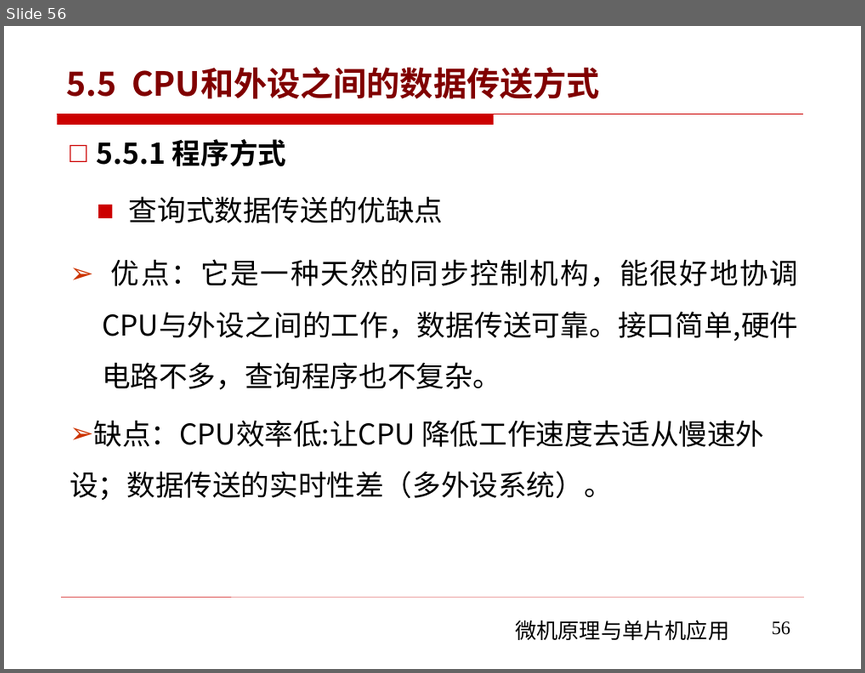
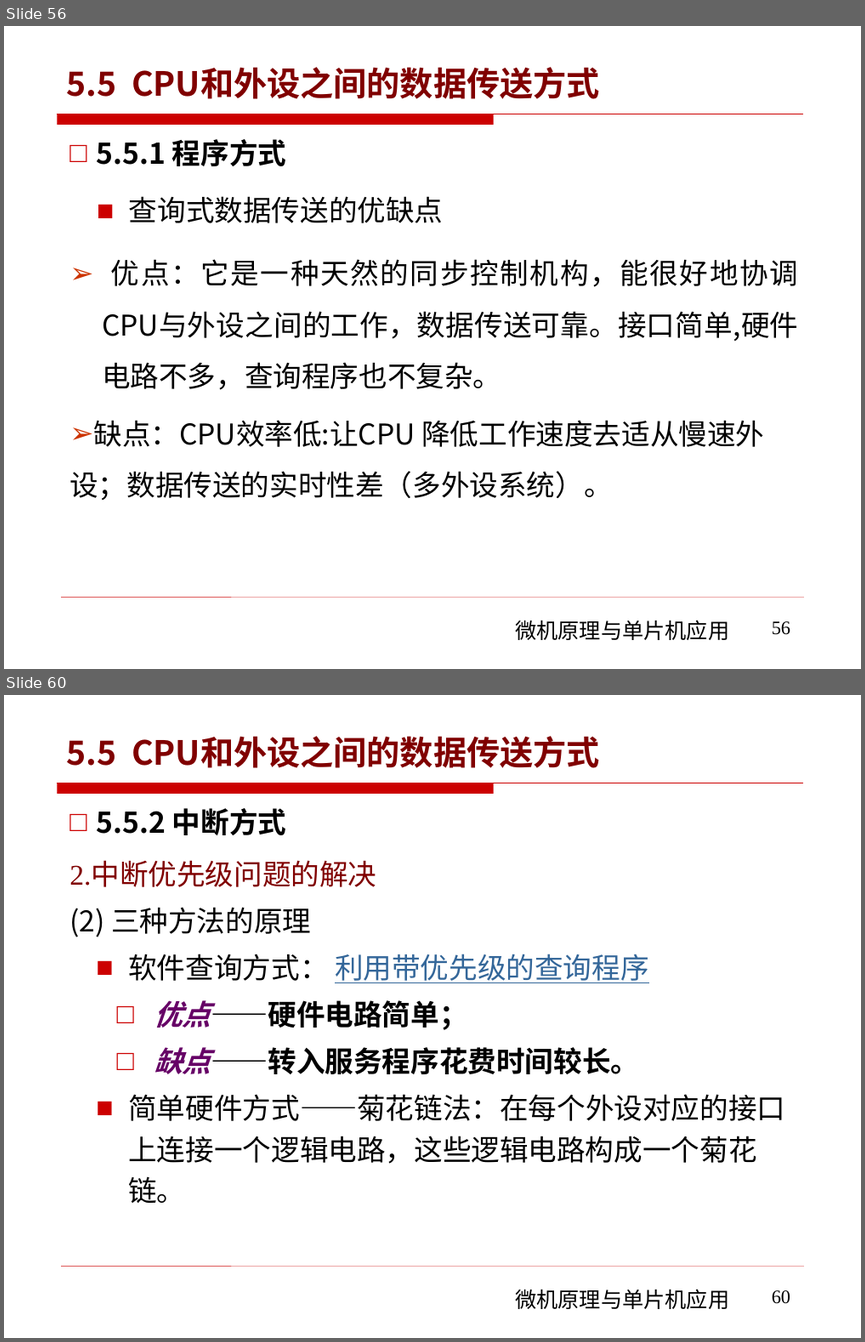
Before and after one commit to rshouc/Microcomputer, a slide deck: PPT/The Principle of Microcomputer/第五章 微机原理（微机和外设的数据传输) .pptx. Shown one above the other, each under a label of ours: slide 56 before the commit, slides 56 and 60 after it; the slides between them are not shown. The pictures are 865x673 and 865x1342 pixels, drawn with LibreOffice and Linux fonts; fonts in the diff are those of the drawing; background and template pictures are left out. Boxes give left, top, right and bottom in pixels: in the first picture for what was removed or moved away, otherwise in the second. Text is boxed around its words. In the diff, an @@ line names an element or a change of style, - is before the commit and + after.

```diff
--- a/PPT/The Principle of Microcomputer/第五章 微机原理（微机和外设的数据传输) .pptx
+++ b/PPT/The Principle of Microcomputer/第五章 微机原理（微机和外设的数据传输) .pptx
@@ slide 60 added at (4, 695, 861, 1338), background #FFFFFF; not listed: 3 template elements that a slide beside it also shows @@
@@ title added at (66, 736, 600, 768), 28 pt, text #800000, bold @@
+5.5 CPU和外设之间的数据传送方式
@@ text added at (69, 808, 785, 1202), 24 pt, text #000000 @@
+□ 5.5.2 中断方式
+2.中断优先级问题的解决
+(2) 三种方法的原理
+  ■ 软件查询方式： 利用带优先级的查询程序
+    □ 优点——硬件电路简单；
+    □ 缺点——转入服务程序花费时间较长。
+  ■ 简单硬件方式——菊花链法：在每个外设对应的接口上连接一个逻辑电路，这些逻辑电路构成一个菊花链。
@@ page number added at (772, 1290, 790, 1304), 16 pt, text #000000 @@
+60
```
Also in this commit, not shown: 25 other slides added.
